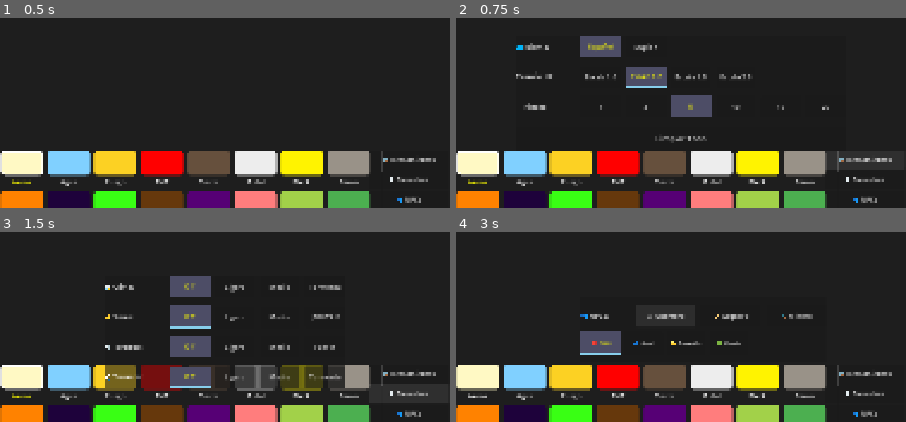
Above: before the commit, frames 1-4 (two rows, left to right).
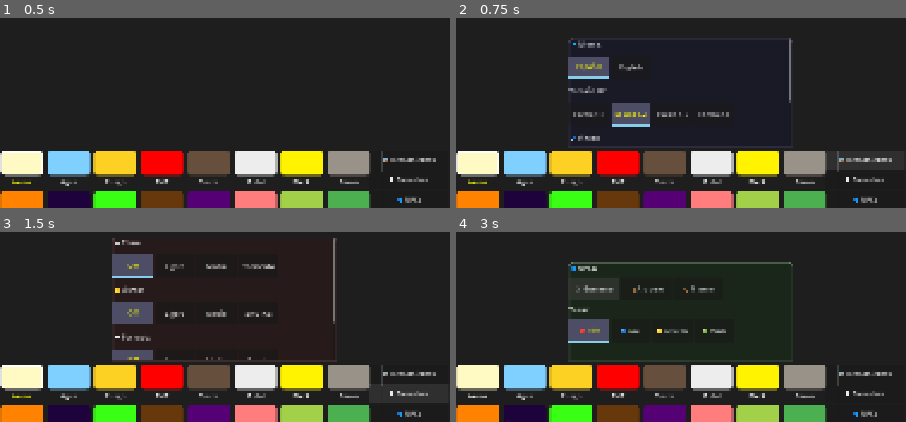
Above: after the commit, the same moments.

Repository: OmarSaez/Sandbox-game
Game: Godot game, scene res://scenes/main/main_scene.tscn
Same seed, same stepped clock (60 frames per second), same inputs: the game is played once before the commit and once after it.
Inputs:
- Up to frame 1 (0.5 s): no input
- Up to frame 2 (0.75 s): click "🛠️ Herramientas" at 0.5 s
- Up to frame 3 (1.5 s): click "🌪️ Desastres" at 1.25 s
- Up to frame 4 (3 s): click "👥 NPCs" at 2 s; click "⚔️ Guerrero" at 2.75 s

Frame 1 is identical in both runs. In frame 2, 8.0% of the frame differs, in the area x 13-83%, y 9-69%; in frame 3, 15%, in the area x 23-77%, y 3-83%; in frame 4, 4.5%.

Commit message:
Mejora de IU y escalado

Diff:
--- a/sandbox/scripts/sandbox/sandbox_grid.gd
+++ b/sandbox/scripts/sandbox/sandbox_grid.gd
@@ -450,8 +450,16 @@
 	var ui_root = get_parent().get_node("UI")
 	var main_controls = ui_root.get_node("Controls")
 
-	# 1. CLEAN UP ui_elements (Crucial to prevent stale node bug)
+	# 1. CAPTURE VISIBILITY (Fixes auto-open and lost state bugs)
+	var tools_v = is_instance_valid(tools_panel) and tools_panel.visible
+	var disaster_v = is_instance_valid(disaster_panel) and disaster_panel.visible
+	var npc_v = is_instance_valid(npc_panel) and npc_panel.visible
+
+	# 2. PURGE OLD UI CLONES
 	ui_elements.clear()
+	for child in ui_root.get_children():
+		if child.name.begins_with("ToolsPanel") or child.name.begins_with("DisasterPanel") or child.name.begins_with("NPCPanel"):
+			child.free()
 
 	# 2. FIND MaterialGrid (Wherever it is)
 	if not material_grid:
@@ -555,10 +563,14 @@
 			if is_instance_valid(child): child.free()
 
 	# 5. CONSTRUCT ALL SUB-UI
+	ui_root.set_meta("tools_v", tools_v)
+	ui_root.set_meta("disaster_v", disaster_v)
+	ui_root.set_meta("npc_v", npc_v)
+
 	_setup_tools_ui()
 	_setup_disaster_ui()
-	_setup_npc_panel_node() # 1. Ensure node exists FIRST
-	_setup_npc_ui()         # 2. Then fill it with buttons
+	_setup_npc_panel_node()
+	_setup_npc_ui()
 
 	_setup_materials_within_grid()
 	_update_highlights() # Restore selection marks
@@ -567,16 +579,30 @@
 func _setup_tools_ui():
 	var s = _get_ui_scale()
 	var ui_root = get_parent().get_node("UI")
+
 	var tools_btn = Button.new()
 	tools_btn.name = "ToolsBtn"
-	tools_btn.custom_minimum_size = Vector2(160 * s, 38 * s) # Slim height
-	tools_btn.add_theme_font_size_override("font_size", 14 * s) # Compact font
+	tools_btn.custom_minimum_size = Vector2(160 * s, 38 * s)
+	tools_btn.add_theme_font_size_override("font_size", 14 * s)
 	tools_btn.text = tr[current_language]["tools"]
 	ui_elements["tools_btn"] = tools_btn
 	action_vbox.add_child(tools_btn)
 
-	tools_panel = ui_root.get_node("ToolsPanel")
+	# CREATE FRESH PANEL WITH STYLE
+	tools_panel = PanelContainer.new()
+	tools_panel.name = "ToolsPanel"
+	ui_root.add_child(tools_panel)
+
+	var panel_style = StyleBoxFlat.new()
+	panel_style.bg_color = Color(0.1, 0.1, 0.15, 0.95) # Near opaque dark blue-grey
+	panel_style.border_width_left = 2; panel_style.border_width_top = 2
+	panel_style.border_width_right = 2; panel_style.border_width_bottom = 2
+	panel_style.border_color = Color(0.4, 0.4, 0.5)
+	panel_style.corner_radius_top_left = 10; panel_style.corner_radius_top_right = 10
+	tools_panel.add_theme_stylebox_override("panel", panel_style)
 	tools_panel.mouse_filter = Control.MOUSE_FILTER_STOP
+	# RESTORE STATE
+	tools_panel.visible = ui_root.get_meta("tools_v", false)
 
 	# COMPACT DYNAMIC POSITIONING
 	tools_panel.anchor_left = 0.5
@@ -593,18 +619,12 @@
 	tools_panel.offset_bottom = -bottom_gap
 	tools_panel.offset_top = -bottom_gap - panel_height
 
-	# SETUP INTERNAL BOX IF NOT PRESENT
-	var v_box: VBoxContainer
-	for child in tools_panel.get_children():
-		if is_instance_valid(child): child.free() # CLEAR OLD PANEL IMMEDIATELY
-
-	v_box = VBoxContainer.new()
-	v_box.add_theme_constant_override("separation", 15 * s)
-	v_box.alignment = BoxContainer.ALIGNMENT_CENTER
-	v_box.set_anchors_preset(Control.PRESET_FULL_RECT)
-	v_box.add_theme_constant_override("margin_bottom", 10 * s)
-	v_box.add_theme_constant_override("margin_top", 10 * s)
-	tools_panel.add_child(v_box)
+	# DYNAMIC BOX (NOW INSIDE SCROLL)
+	var scroll = ScrollContainer.new()
+	scroll.name = "ToolsScroll"
+	scroll.size_flags_vertical = Control.SIZE_EXPAND_FILL
+	scroll.size_flags_horizontal = Control.SIZE_EXPAND_FILL
+	tools_panel.add_child(scroll)
 
 	tools_btn.pressed.connect(func():
 		disaster_panel.visible = false
@@ -615,15 +635,22 @@
 	tools_panel.mouse_entered.connect(func(): is_mouse_over_ui = true)
 	tools_panel.mouse_exited.connect(func(): is_mouse_over_ui = false)
 
+	var v_box = VBoxContainer.new()
+	v_box.add_theme_constant_override("separation", 15 * s)
+	v_box.size_flags_horizontal = Control.SIZE_EXPAND_FILL
+	scroll.add_child(v_box)
+
 	var create_row = func(label_key: String, options: Array, callback: Callable):
-		var h_box = HBoxContainer.new()
-		h_box.add_theme_constant_override("separation", 10 * s)
 		var lbl = Label.new()
 		lbl.text = tr[current_language][label_key] + ": "
-		lbl.custom_minimum_size = Vector2(120 * s, 0)
 		lbl.add_theme_font_size_override("font_size", 14 * s)
 		ui_elements[label_key + "_lbl"] = lbl
-		h_box.add_child(lbl)
+		v_box.add_child(lbl)
+
+		var flow = HFlowContainer.new()
+		flow.size_flags_horizontal = Control.SIZE_EXPAND_FILL
+		v_box.add_child(flow)
+
 		for i in range(options.size()):
 			var btn = Button.new()
 			btn.text = options[i]
@@ -631,9 +658,8 @@
 			btn.add_theme_font_size_override("font_size", 14 * s)
 			var level = i
 			btn.pressed.connect(func(): callback.call(level))
-			h_box.add_child(btn)
+			flow.add_child(btn)
 			ui_elements[label_key + "_btn_" + str(i)] = btn
-		v_box.add_child(h_box)
 
 	# Language Row (First Tool)
 	var lang_options = ["Español", "English"]
@@ -680,36 +706,46 @@
 	ui_elements["disaster_btn"] = disaster_btn
 	action_vbox.add_child(disaster_btn)
 
+	# CREATE FRESH PANEL WITH STYLE
 	var ui_root = get_parent().get_node("UI")
-	disaster_panel = ui_root.get_node("DisasterPanel")
+	disaster_panel = PanelContainer.new()
+	disaster_panel.name = "DisasterPanel"
+	ui_root.add_child(disaster_panel)
+
+	var panel_style = StyleBoxFlat.new()
+	panel_style.bg_color = Color(0.15, 0.1, 0.1, 0.95) # Near opaque dark red-grey
+	panel_style.border_width_left = 2; panel_style.border_width_top = 2
+	panel_style.border_width_right = 2; panel_style.border_width_bottom = 2
+	panel_style.border_color = Color(0.5, 0.4, 0.4)
+	panel_style.corner_radius_top_left = 10; panel_style.corner_radius_top_right = 10
+	disaster_panel.add_theme_stylebox_override("panel", panel_style)
+
 	disaster_panel.mouse_filter = Control.MOUSE_FILTER_STOP
 
-	# COMPACT DYNAMIC POSITIONING
 	disaster_panel.anchor_left = 0.5
 	disaster_panel.anchor_right = 0.5
 	disaster_panel.anchor_top = 1.0
 	disaster_panel.anchor_bottom = 1.0
 
-	var d_width = 300 * s
-	var d_height = 120 * s
+	var d_width = 450 * s
+	var d_height = 250 * s
 	var d_bottom_gap = (min(115 * s, 140)) + (5 * s)
 
 	disaster_panel.offset_left = -d_width / 2
 	disaster_panel.offset_right = d_width / 2
 	disaster_panel.offset_bottom = -d_bottom_gap
 	disaster_panel.offset_top = -d_bottom_gap - d_height
-
-	var v_box: VBoxContainer
+	# RESTORE STATE
+	disaster_panel.visible = ui_root.get_meta("disaster_v", false)
+
 	for child in disaster_panel.get_children():
 		if is_instance_valid(child): child.free() # CLEAR OLD PANEL IMMEDIATELY
 
-	v_box = VBoxContainer.new()
-	v_box.add_theme_constant_override("separation", 15 * s)
-	v_box.alignment = BoxContainer.ALIGNMENT_CENTER
-	v_box.set_anchors_preset(Control.PRESET_FULL_RECT)
-	v_box.add_theme_constant_override("margin_bottom", 10 * s)
-	v_box.add_theme_constant_override("margin_top", 10 * s)
-	disaster_panel.add_child(v_box)
+	var scroll = ScrollContainer.new()
+	scroll.name = "DisasterScroll"
+	scroll.size_flags_vertical = Control.SIZE_EXPAND_FILL
+	scroll.size_flags_horizontal = Control.SIZE_EXPAND_FILL
+	disaster_panel.add_child(scroll)
 
 	disaster_btn.pressed.connect(func():
 		tools_panel.visible = false
@@ -720,15 +756,22 @@
 	disaster_panel.mouse_entered.connect(func(): is_mouse_over_ui = true)
 	disaster_panel.mouse_exited.connect(func(): is_mouse_over_ui = false)
 
+	var v_box = VBoxContainer.new()
+	v_box.add_theme_constant_override("separation", 15 * s)
+	v_box.size_flags_horizontal = Control.SIZE_EXPAND_FILL
+	scroll.add_child(v_box)
+
 	var create_row = func(label_key: String, options_keys: Array, callback: Callable):
-		var h_box = HBoxContainer.new()
-		h_box.add_theme_constant_override("separation", 10 * s)
 		var lbl = Label.new()
 		lbl.text = tr[current_language][label_key] + ": "
-		lbl.custom_minimum_size = Vector2(120 * s, 0)
 		lbl.add_theme_font_size_override("font_size", 14 * s)
 		ui_elements[label_key + "_lbl"] = lbl
-		h_box.add_child(lbl)
+		v_box.add_child(lbl)
+
+		var flow = HFlowContainer.new()
+		flow.size_flags_horizontal = Control.SIZE_EXPAND_FILL
+		v_box.add_child(flow)
+
 		for i in range(options_keys.size()):
 			var osk = options_keys[i]
 			var btn = Button.new()
@@ -736,9 +779,9 @@
 			btn.custom_minimum_size = Vector2(80 * s, 45 * s)
 			btn.add_theme_font_size_override("font_size", 14 * s)
 			btn.pressed.connect(func(): callback.call(i))
-			h_box.add_child(btn)
-			ui_elements[label_key + "_btn_" + str(i)] = [btn, osk] # Store button and key for translation
-		v_box.add_child(h_box)
+			flow.add_child(btn)
+			ui_elements[label_key + "_btn_" + str(i)] = [btn, osk]
+		v_box.add_child(flow)
 
 	create_row.call("weather", ["off", "light", "med", "storm"], func(l):
 		current_weather = l
@@ -1834,6 +1877,14 @@
 	npc_panel.name = "NPCPanel"
 	ui_root.add_child(npc_panel)
 
+	var panel_style = StyleBoxFlat.new()
+	panel_style.bg_color = Color(0.1, 0.15, 0.1, 0.95) # Near opaque dark green-grey
+	panel_style.border_width_left = 2; panel_style.border_width_top = 2
+	panel_style.border_width_right = 2; panel_style.border_width_bottom = 2
+	panel_style.border_color = Color(0.4, 0.5, 0.4)
+	panel_style.corner_radius_top_left = 10; panel_style.corner_radius_top_right = 10
+	npc_panel.add_theme_stylebox_override("panel", panel_style)
+
 	# Compact dynamic positioning (Middle menu)
 	var s = _get_ui_scale()
 	npc_panel.anchor_left = 0.5
@@ -1841,15 +1892,33 @@
 	npc_panel.anchor_top = 1.0
 	npc_panel.anchor_bottom = 1.0
 
-	var p_width = 400 * s
-	var p_height = 130 * s
+	var p_width = 450 * s
+	var p_height = 200 * s
 	var bottom_gap = (min(115 * s, 140)) + (5 * s)
 
 	npc_panel.offset_left = -p_width / 2
 	npc_panel.offset_right = p_width / 2
 	npc_panel.offset_bottom = -bottom_gap
 	npc_panel.offset_top = -bottom_gap - p_height
-	npc_panel.visible = false
+
+	# RESTORE STATE
+	npc_panel.visible = ui_root.get_meta("npc_v", false)
+
+	# SETUP INTERNAL SCROLL (REPLACEMENT FOR DIRECT VBOX)
+	for child in npc_panel.get_children():
+		if is_instance_valid(child): child.free()
+
+	var scroll = ScrollContainer.new()
+	scroll.name = "NPCScroll"
+	scroll.size_flags_vertical = Control.SIZE_EXPAND_FILL
+	scroll.size_flags_horizontal = Control.SIZE_EXPAND_FILL
+	npc_panel.add_child(scroll)
+
+	var v_box = VBoxContainer.new()
+	v_box.name = "NPCVBox"
+	v_box.add_theme_constant_override("separation", 10 * s)
+	v_box.size_flags_horizontal = Control.SIZE_EXPAND_FILL
+	scroll.add_child(v_box)
 
 	npc_panel.mouse_entered.connect(func(): is_mouse_over_ui = true)
 	npc_panel.mouse_exited.connect(func(): is_mouse_over_ui = false)
@@ -1872,59 +1941,45 @@
 
 	# Clear and Fill
 	if is_instance_valid(npc_panel):
-		for child in npc_panel.get_children(): child.free()
-
-		var v_box = VBoxContainer.new()
-		v_box.add_theme_constant_override("separation", 10 * s)
-		v_box.alignment = BoxContainer.ALIGNMENT_CENTER
-		npc_panel.add_child(v_box)
-
-		# Title (NPCs)
-		var npc_row = HBoxContainer.new()
-		npc_row.add_theme_constant_override("separation", 10 * s)
+		var scroll = npc_panel.get_child(0) as ScrollContainer
+		var v_box = scroll.get_child(0) as VBoxContainer
+		for child in v_box.get_children(): child.free()
+
+		# NPC Selection (NOW RESPONSIVE)
 		var npc_lbl = Label.new()
 		npc_lbl.text = tr[current_language]["npc"] + ": "
-		npc_lbl.custom_minimum_size = Vector2(100 * s, 0)
 		npc_lbl.add_theme_font_size_override("font_size", 14 * s)
-		npc_row.add_child(npc_lbl)
-
-		var warrior_btn = Button.new()
-		warrior_btn.text = tr[current_language]["warrior"]
-		warrior_btn.custom_minimum_size = Vector2(120 * s, 45 * s)
-		warrior_btn.add_theme_font_size_override("font_size", 14 * s)
-		warrior_btn.pressed.connect(func():
-			selected_material = 30 # Master Warrior Material
-			_update_highlights()
-		)
-		ui_elements["warrior_btn"] = warrior_btn
-		npc_row.add_child(warrior_btn)
-		var archer_btn = Button.new()
-		archer_btn.text = tr[current_language]["archer"]
-		archer_btn.custom_minimum_size = Vector2(120 * s, 45 * s)
-		archer_btn.add_theme_font_size_override("font_size", 14 * s)
-		archer_btn.pressed.connect(func():
-			selected_material = 40 # Archer Material
-			_update_highlights()
-		)
-		ui_elements["archer_btn"] = archer_btn
-		npc_row.add_child(archer_btn)
-
-		var miner_btn = Button.new()
-		miner_btn.text = tr[current_language]["miner"]
-		miner_btn.custom_minimum_size = Vector2(120 * s, 45 * s)
-		miner_btn.add_theme_font_size_override("font_size", 14 * s)
-		miner_btn.pressed.connect(func():
-			selected_material = 50 # Miner Material
-			_update_highlights()
-		)
-		ui_elements["miner_btn"] = miner_btn
-		npc_row.add_child(miner_btn)
-
-		v_box.add_child(npc_row)
-
-		# Teams Row
-		var team_row = HBoxContainer.new()
-		team_row.add_theme_constant_override("separation", 5 * s)
+		v_box.add_child(npc_lbl)
+
+		var npc_flow = HFlowContainer.new()
+		npc_flow.size_flags_horizontal = Control.SIZE_EXPAND_FILL
+		v_box.add_child(npc_flow)
+
+		var create_npc_btn = func(key: String, id: int):
+			var btn = Button.new()
+			btn.text = tr[current_language][key]
+			btn.custom_minimum_size = Vector2(100 * s, 45 * s)
+			btn.pressed.connect(func():
+				selected_material = id # Master Warrior Material
+				_update_highlights()
+			)
+			ui_elements[key + "_btn"] = btn
+			npc_flow.add_child(btn)
+
+		create_npc_btn.call("warrior", 30)
+		create_npc_btn.call("archer", 40)
+		create_npc_btn.call("miner", 50)
+
+		# Teams Row (NOW RESPONSIVE)
+		var team_lbl = Label.new()
+		team_lbl.text = "Team: "
+		team_lbl.add_theme_font_size_override("font_size", 14 * s)
+		v_box.add_child(team_lbl)
+
+		var team_flow = HFlowContainer.new()
+		team_flow.size_flags_horizontal = Control.SIZE_EXPAND_FILL
+		v_box.add_child(team_flow)
+
 		var team_keys = ["team_red", "team_blue", "team_yellow", "team_green"]
 		for i in range(4):
 			var t_btn = Button.new()
@@ -1937,8 +1992,7 @@
 				_update_highlights()
 			)
 			ui_elements["team_btn_" + str(i)] = t_btn
-			team_row.add_child(t_btn)
-		v_box.add_child(team_row)
+			team_flow.add_child(t_btn)
 
 func _place_npc(x, y):
 	var start_x = x - 1
